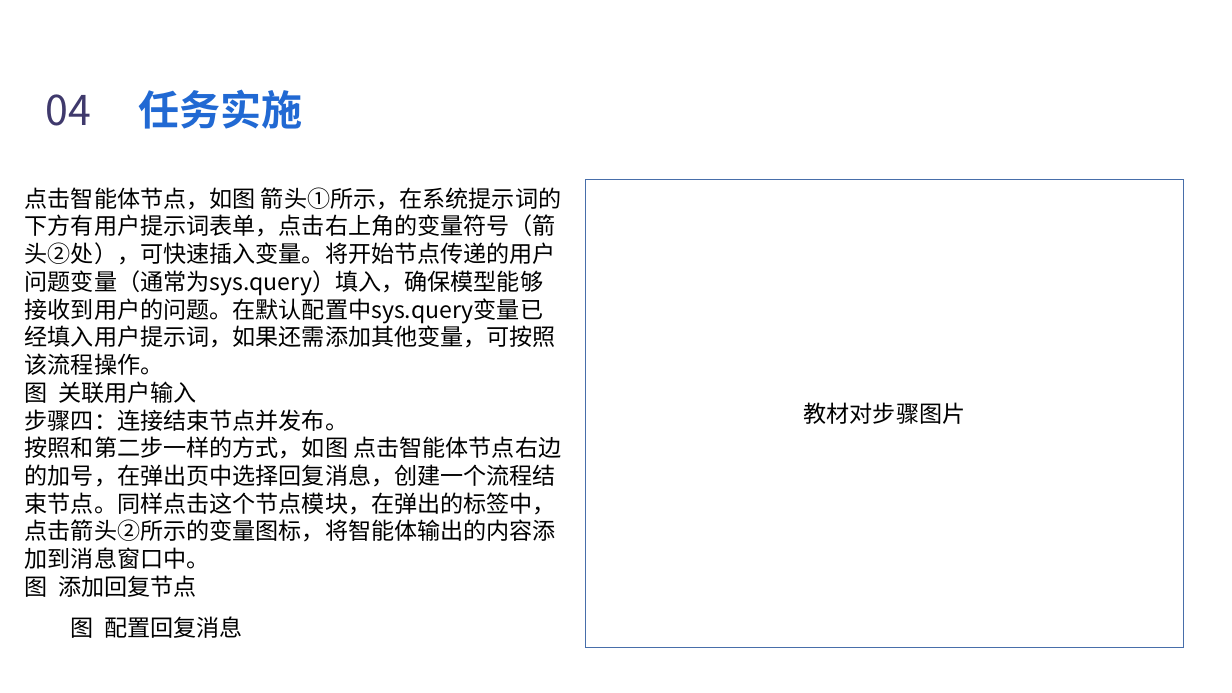
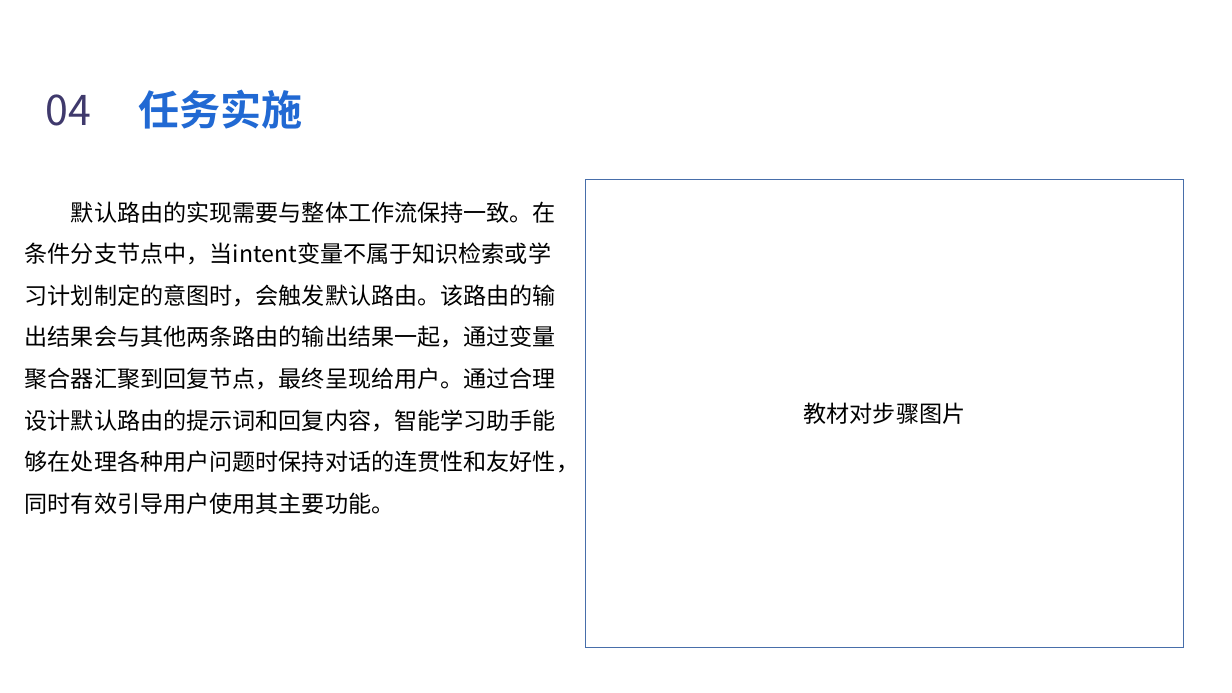
Before and after one commit to Silence1628/Ai_PPT, a slide deck: slide 11 of perception_ppt/perception_output/task/task1_implementation.pptx (slide 7 before the commit). Drawn at 1232x693 pixels with LibreOffice and Linux fonts; fonts in the diff are those of the drawing; background and template pictures are left out. Boxes give left, top, right and bottom in pixels: in the first picture for what was removed or moved away, otherwise in the second. Text is boxed around its words. In the diff, an @@ line names an element or a change of style, - is before the commit and + after.

```diff
--- a/perception_ppt/perception_output/task/task1_implementation.pptx
+++ b/perception_ppt/perception_output/task/task1_implementation.pptx
@@ text at (25,201,579,514): text changed @@
-点击智能体节点，如图 箭头①所示，在系统提示词的下方有用户提示词表单，点击右上角的变量符号（箭头②处），可快速插入变量。将开始节点传递的用户问题变量（通常为sys.query）填入，确保模型能够接收到用户的问题。在默认配置中sys.query变量已经填入用户提示词，如果还需添加其他变量，可按照该流程操作。
-图 关联用户输入
-步骤四：连接结束节点并发布。
-按照和第二步一样的方式，如图 点击智能体节点右边的加号，在弹出页中选择回复消息，创建一个流程结束节点。同样点击这个节点模块，在弹出的标签中，点击箭头②所示的变量图标，将智能体输出的内容添加到消息窗口中。
-图 添加回复节点
-图 配置回复消息
+默认路由的实现需要与整体工作流保持一致。在条件分支节点中，当intent变量不属于知识检索或学习计划制定的意图时，会触发默认路由。该路由的输出结果会与其他两条路由的输出结果一起，通过变量聚合器汇聚到回复节点，最终呈现给用户。通过合理设计默认路由的提示词和回复内容，智能学习助手能够在处理各种用户问题时保持对话的连贯性和友好性，同时有效引导用户使用其主要功能。
```
Also in this commit, not shown: 10 other slides changed, 2 slides added, 6 slides removed, 10 other files.
